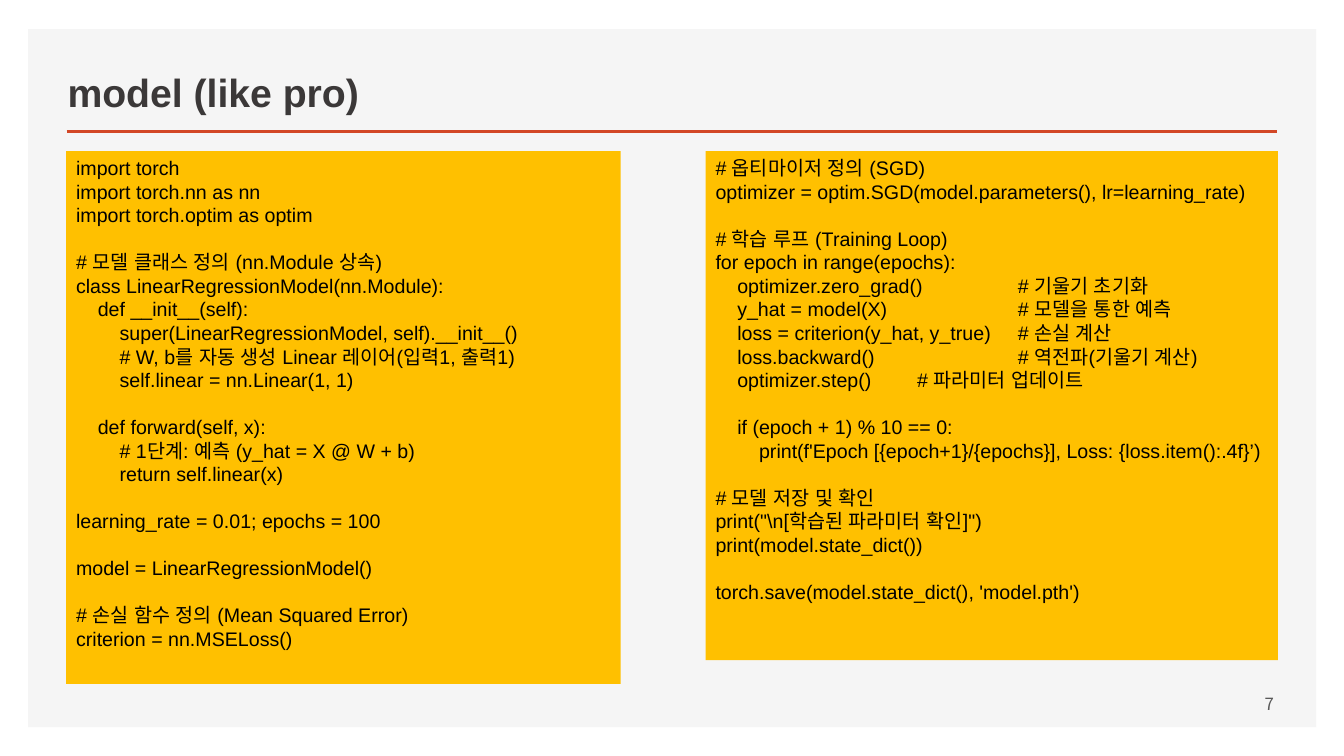
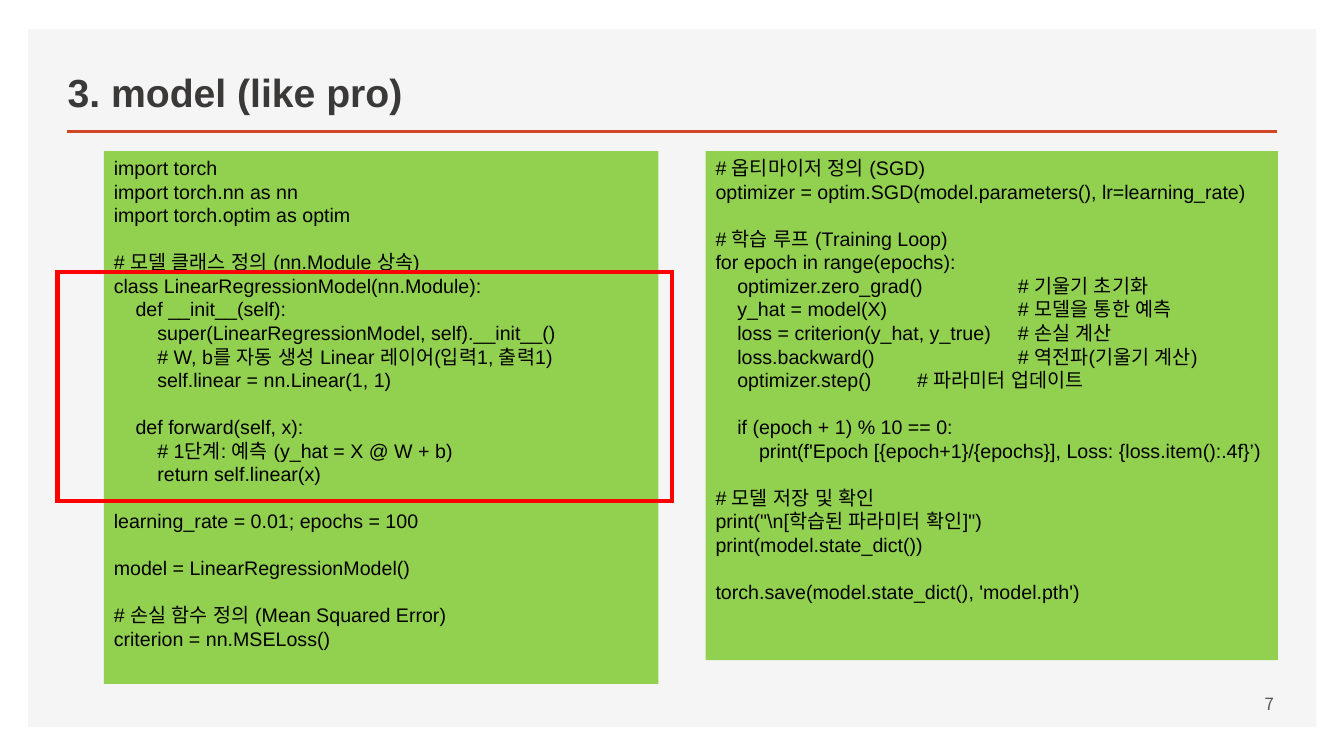
Before and after one commit to ancestor9/mathematics-for-machine-learning, a slide deck: slide 7 of Linear_Algebra/w5_03_Deep_Learning_with_pytorch.pptx. Drawn at 1344x756 pixels with LibreOffice and Linux fonts; fonts in the diff are those of the drawing. Boxes give left, top, right and bottom in pixels: in the first picture for what was removed or moved away, otherwise in the second. Text is boxed around its words. In the diff, an @@ line names an element or a change of style, - is before the commit and + after.

```diff
--- a/Linear_Algebra/w5_03_Deep_Learning_with_pytorch.pptx
+++ b/Linear_Algebra/w5_03_Deep_Learning_with_pytorch.pptx
@@ title at (x1=68, y1=78, x2=402, y2=115): text changed @@
-model (like pro)
+3. model (like pro)
@@ rectangle "import torch" at (x1=104, y1=151, x2=658, y2=684): fill #FFC000 to #92D050 @@
@@ rectangle "import torch" moved from (x1=67, y1=151, x2=621, y2=684) to (x1=104, y1=151, x2=658, y2=684) @@
@@ rectangle "# 옵티마이저 정의 (SGD)" at (x1=706, y1=151, x2=1278, y2=660): fill #FFC000 to #92D050 @@
@@ rectangle added at (x1=57, y1=272, x2=673, y2=501), outline #FF0000 3 pt @@
```
Also in this commit, not shown: 5 other slides changed, 1 slide added.
